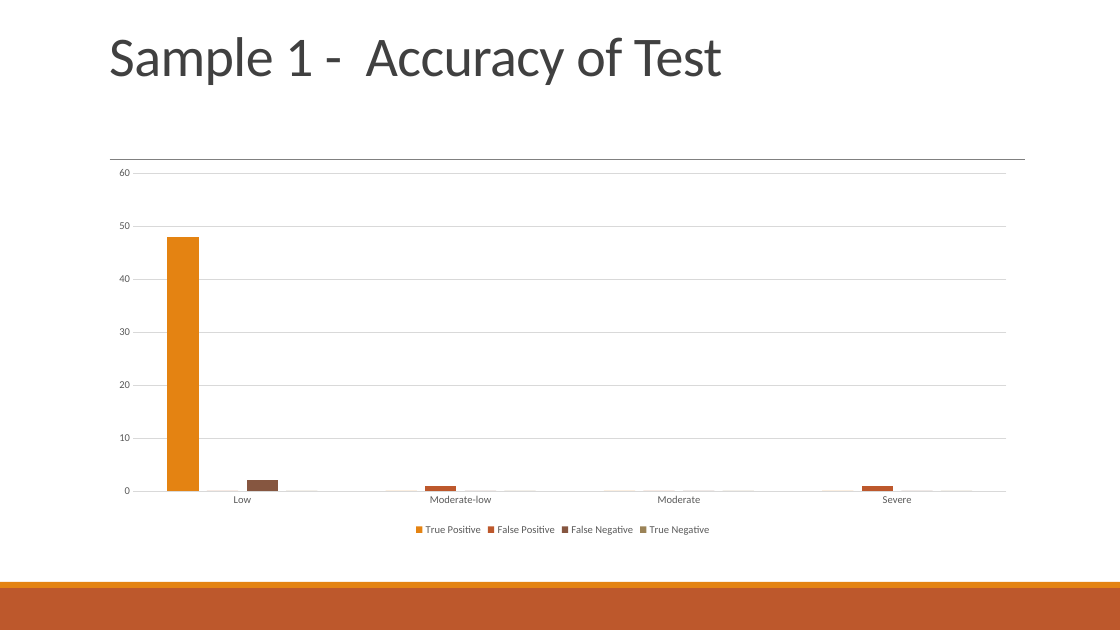
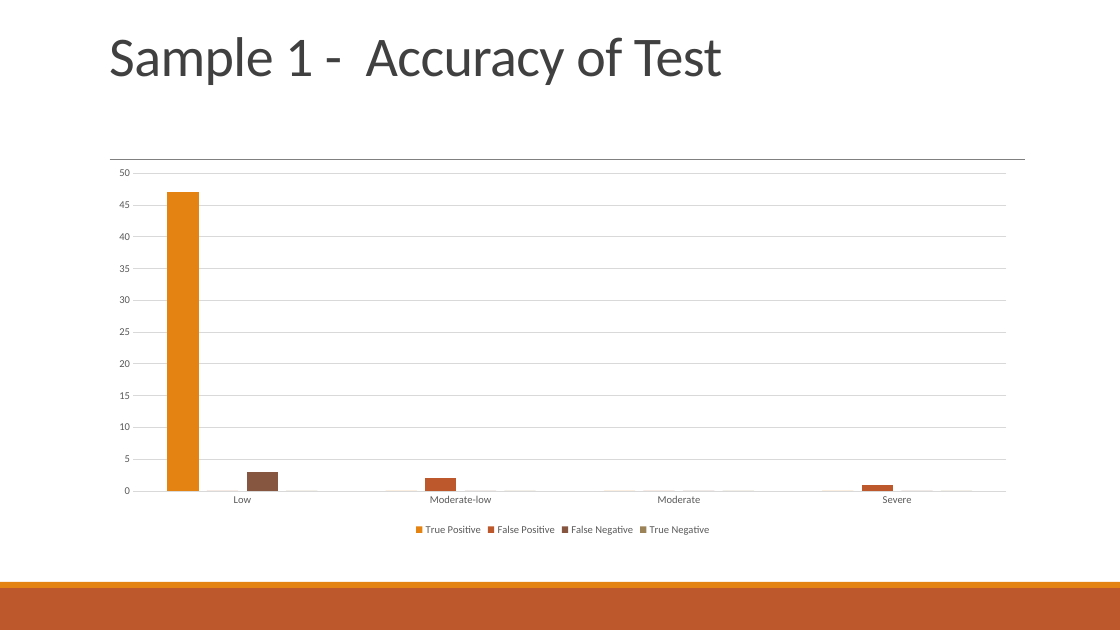
Before and after one commit to McGriffTSU/ForestFires, a slide deck: slide 5 of ForestFirePresentationAid.pptx. Drawn at 1120x630 pixels with LibreOffice and Linux fonts; fonts in the diff are those of the drawing. Boxes give left, top, right and bottom in pixels: in the first picture for what was removed or moved away, otherwise in the second. Text is boxed around its words. In the diff, an @@ line names an element or a change of style, - is before the commit and + after.

```diff
--- a/ForestFirePresentationAid.pptx
+++ b/ForestFirePresentationAid.pptx
@@ column chart at box(101, 160, 1025, 539) @@
@@ True Positive, Low: 48 to 47 @@
@@ False Positive, Moderate-low: 1 to 2 @@
@@ False Negative, Low: 2 to 3 @@
```
Also in this commit, not shown: 1 other slide changed.
